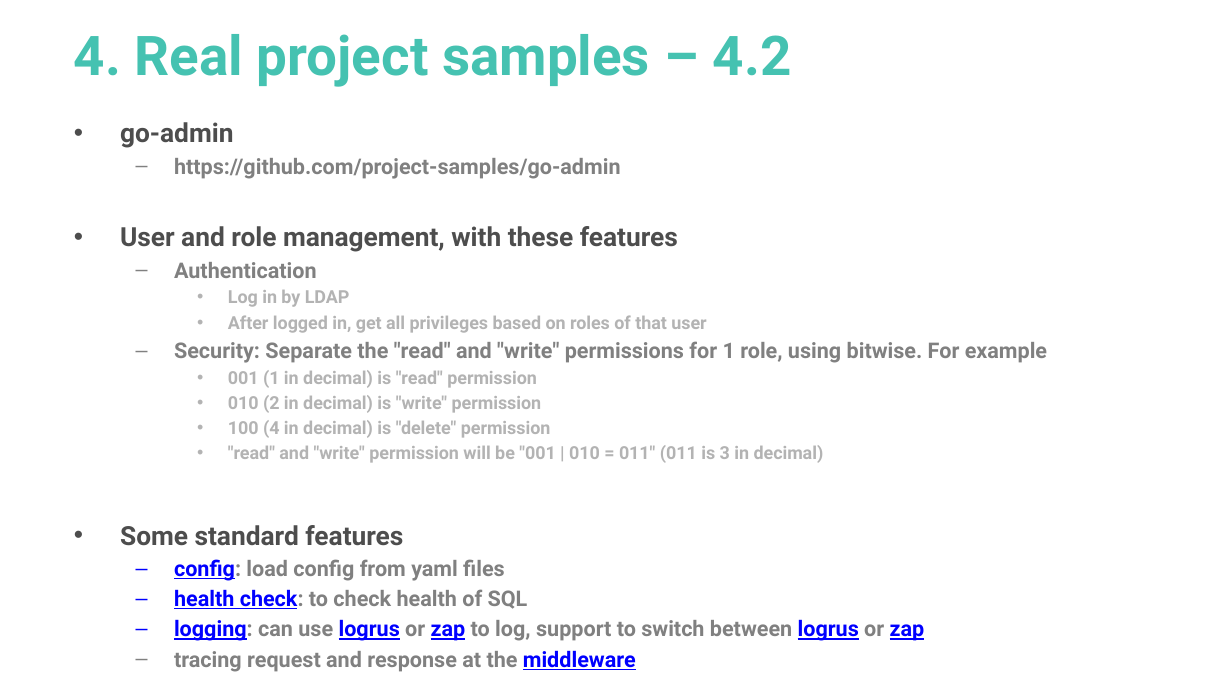
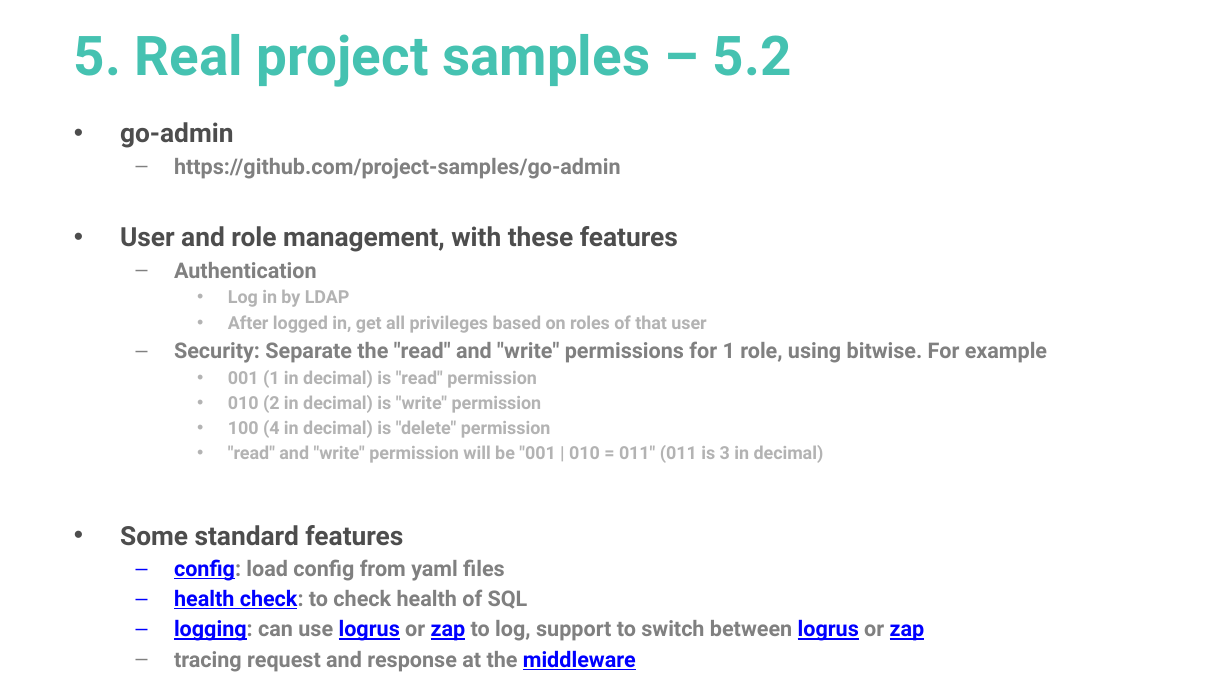
Before and after one commit to go-tutorials/overview, a slide deck: slide 26 of go-tutorial.pptx (slide 24 before the commit). Drawn at 1232x693 pixels with LibreOffice and Linux fonts; fonts in the diff are those of the drawing. Boxes give left, top, right and bottom in pixels: in the first picture for what was removed or moved away, otherwise in the second. Text is boxed around its words. In the diff, an @@ line names an element or a change of style, - is before the commit and + after.

```diff
--- a/go-tutorial.pptx
+++ b/go-tutorial.pptx
@@ title at (x1=74, y1=34, x2=792, y2=87): text changed @@
-4. Real project samples – 4.2
+5. Real project samples – 5.2
```
Also in this commit, not shown: 5 other slides changed, 2 slides added, 1 other file.
